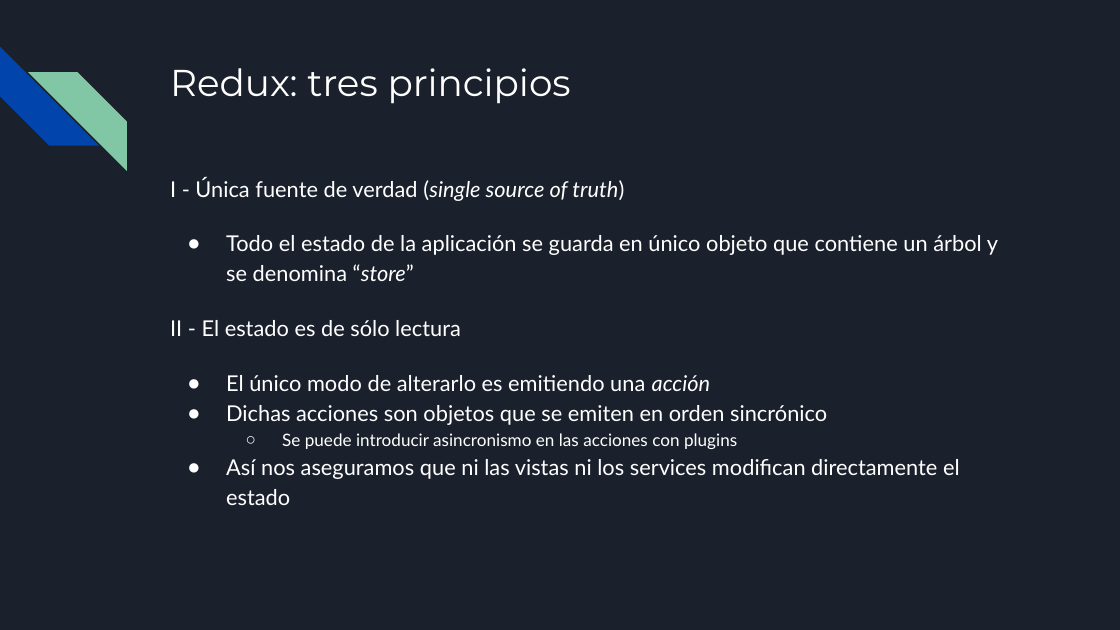
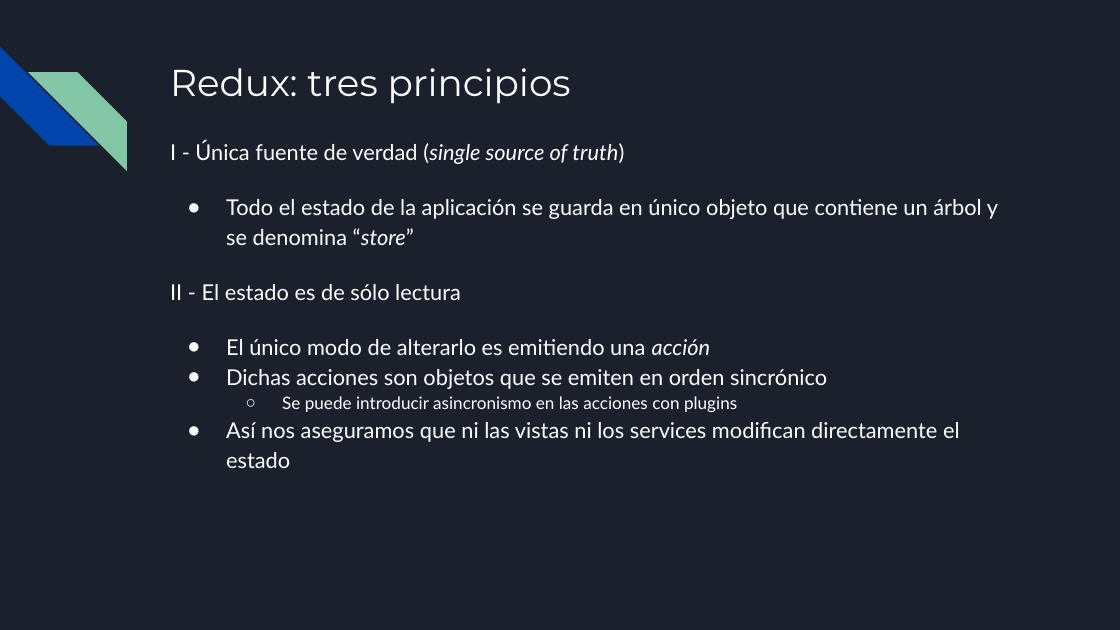
Before and after one commit to francisco-pinchentti/react-basics, a slide deck: slide 19 of docs/React.odp. Drawn at 1120x630 pixels with LibreOffice and Linux fonts; fonts in the diff are those of the drawing. Boxes give left, top, right and bottom in pixels: in the first picture for what was removed or moved away, otherwise in the second. Text is boxed around its words. In the diff, an @@ line names an element or a change of style, - is before the commit and + after.

```diff
--- a/docs/React.odp
+++ b/docs/React.odp
@@ text "I - Única fuente de ...": place and size @@
-text "I - Única fuente de ..." at box(170, 178, 998, 505)
+text "I - Única fuente de ..." at box(170, 141, 998, 468)
```
Also in this commit, not shown: 5 other slides changed, 1 slide added, 3 other files.
